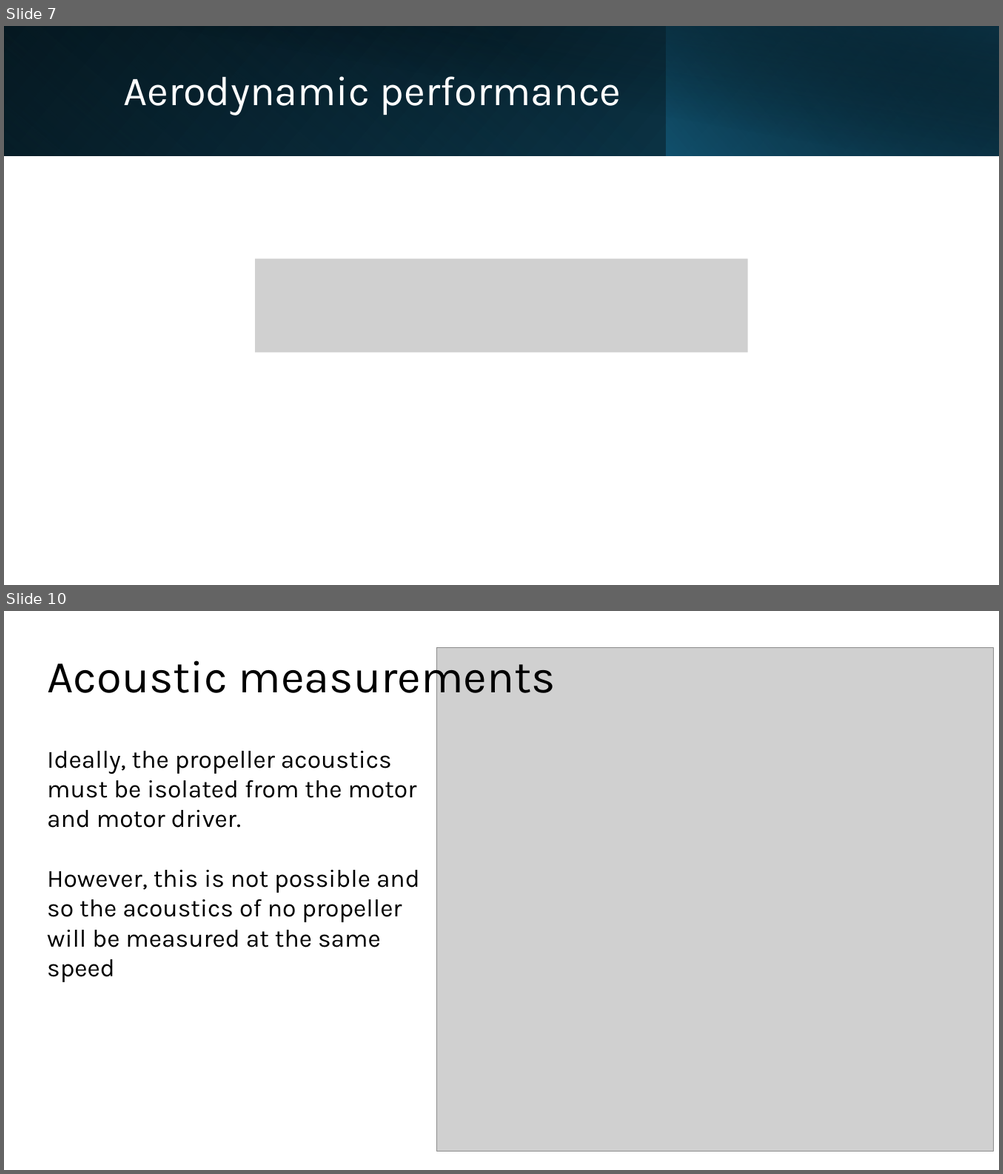
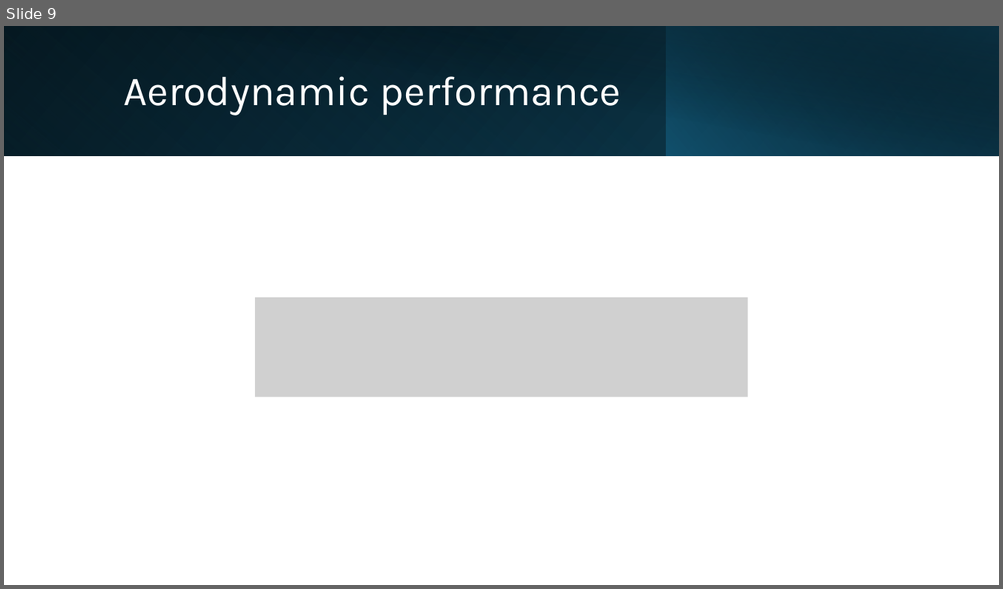
Before and after one commit to lpender3672/propeller-acoustics, a slide deck: deliverables/michaelmas_presentation.pptx. Shown one above the other, each under a label of ours: slides 7 and 10 before the commit, slide 9 after it; the slides between them are not shown. The pictures are 1003x1174 and 1003x589 pixels, drawn with LibreOffice and Linux fonts; fonts in the diff are those of the drawing; grey boxes stand for pictures. Boxes give left, top, right and bottom in pixels: in the first picture for what was removed or moved away, otherwise in the second. Text is boxed around its words. In the diff, an @@ line names an element or a change of style, - is before the commit and + after.

```diff
--- a/deliverables/michaelmas_presentation.pptx
+++ b/deliverables/michaelmas_presentation.pptx
@@ slide 10 removed at (x1=4, y1=611, x2=999, y2=1170), background #FFFFFF @@
@@ title removed at (x1=47, y1=652, x2=555, y2=703) @@
-Acoustic measurements
@@ picture removed at (x1=437, y1=647, x2=993, y2=1151) @@
@@ text removed at (x1=47, y1=751, x2=420, y2=948) @@
-Ideally, the propeller acoustics must be isolated from the motor and motor driver.
-However, this is not possible and so the acoustics of no propeller will be measured at the same speed
@@ picture removed at (x1=581, y1=911, x2=641, y2=971) @@
@@ what was slide 7 is now slide 9 @@
@@ slide 9 changed as well @@
@@ picture resized from (x1=256, y1=259, x2=748, y2=353) to (x1=256, y1=298, x2=748, y2=397) @@
```
Also in this commit, not shown: 6 other slides changed, 6 slides added, 4 other slides removed, 2 other files.
